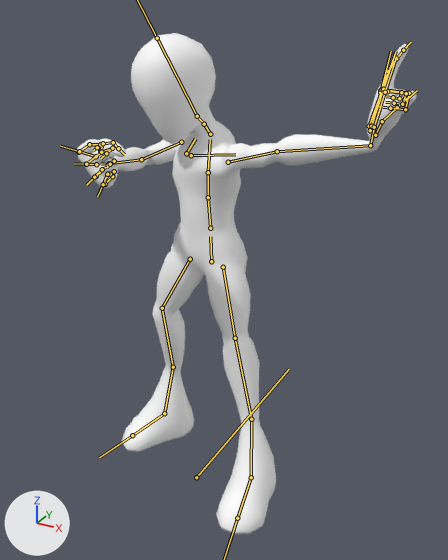
Renders of the FBX model Assets/Characters/Prototype2/Animations/Reshuffle.fbx from each side of a commit.
Both versions are drawn from a 50 mm camera at (-0.0608, 0.3176, 0.1002) aimed at (-0.1603, 0.4985, 0.0098). Lighting does not change. The marker at lower left points along +X, +Y and +Z. Both versions are drawn at frame 1 of the action 'rig|CubeAction'; the numbers are the values there. The bones that bend it are drawn over the model as lines.

In view in the first picture: 'body_low'.
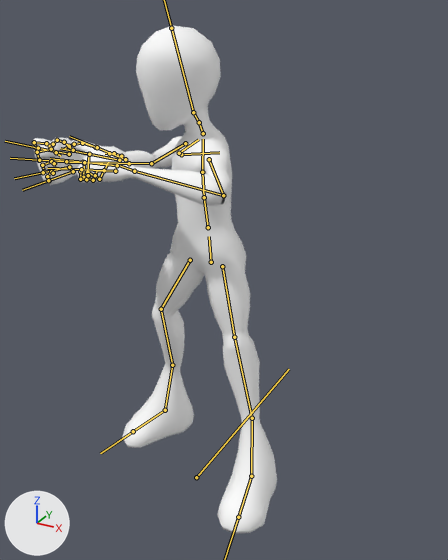
The change in detail:
Bone 'DEF-spine' (bone_def_spine) moves from (0.004, -0.055, -0.085) to (0.004, -0.055, -0.083).
Bone 'DEF-spine' (bone_def_spine) turns from (0, -5, 0) to (0, -5, 4) degrees about its own x, y and z.
Bone 'DEF-spine.002' (bone_def_spine_002) turns from (3, -4, 0) to (3, -7, 0) degrees about its own x, y and z.
Bone 'DEF-spine.003' (bone_def_spine_003) turns from (4, -21, -4) to (4, -32, -5) degrees about its own x, y and z.
Bone 'DEF-spine.004' (bone_def_spine_004) turns from (19, 2, 9) to (5, -14, -5) degrees about its own x, y and z.
Bone 'DEF-upper_arm.L' (bone_def_upper_arm_l) turns from (-57, 25, 44) to (6, -2, 32) degrees about its own x, y and z.
Bone 'DEF-forearm.L' (bone_def_forearm_l) turns from (12, -42, -1) to (111, -17, 42) degrees about its own x, y and z.
Bone 'DEF-hand.L' (bone_def_hand_l) turns from (0, 0, 77) to (0, -45, 6) degrees about its own x, y and z.
Bone 'DEF-f_index.03.L' (bone_def_f_index_03_l) turns from (0, 0, 0) to (5, 0, 0) degrees about its own x, y and z.
Bone 'DEF-f_middle.01.L' (bone_def_f_middle_01_l) turns from (79, 0, 0) to (72, 0, 0) degrees about its own x, y and z.
Bone 'DEF-f_middle.03.L' (bone_def_f_middle_03_l) turns from (79, 0, 0) to (72, 0, 0) degrees about its own x, y and z.
Bone 'DEF-f_ring.02.L' (bone_def_f_ring_02_l) turns from (79, 0, 0) to (72, 0, 0) degrees about its own x, y and z.
Bone 'DEF-upper_arm.R' (bone_def_upper_arm_r) turns from (64, 7, -11) to (57, 7, -13) degrees about its own x, y and z.
Bone 'DEF-forearm.R' (bone_def_forearm_r) turns from (65, 26, 100) to (70, 28, 85) degrees about its own x, y and z.
Bone 'DEF-hand.R' (bone_def_hand_r) turns from (0, 0, -1) to (3, -1, -6) degrees about its own x, y and z.
Bone 'DEF-f_index.01.R' (bone_def_f_index_01_r) turns from (60, 0, 0) to (50, 0, 0) degrees about its own x, y and z.
Bone 'DEF-thumb.01.R' (bone_def_thumb_01_r) turns from (32, -6, 21) to (27, -4, 18) degrees about its own x, y and z.
Bone 'DEF-thumb.02.R' (bone_def_thumb_02_r) turns from (-1, -3, 25) to (-1, -3, 21) degrees about its own x, y and z.
Bone 'DEF-f_middle.01.R' (bone_def_f_middle_01_r) turns from (60, 0, 0) to (50, 0, 0) degrees about its own x, y and z.
Bone 'DEF-f_ring.01.R' (bone_def_f_ring_01_r) turns from (60, 0, 0) to (50, 0, 0) degrees about its own x, y and z.
Bone 'DEF-thigh.L' (bone_def_thigh_l) turns from (-8, 0, -6) to (-7, 0, -3) degrees about its own x, y and z.
Bone 'DEF-thigh.R' (bone_def_thigh_r) turns from (-9, 1, 17) to (-11, 2, 20) degrees about its own x, y and z.
Bone 'DEF-shin.R' (bone_def_shin_r) turns from (22, 26, -2) to (24, 23, 1) degrees about its own x, y and z.

Changed parts and their boxes [x1, y1, x2, y2] in the pictures (448 x 560 px):
'body_low', posed (28% narrower)
    before: [77, 33, 417, 534]
    after: [32, 26, 277, 534]
bone 'DEF-spine', root to tip
    before: (211, 261) to (210, 236)
    after: (211, 262) to (209, 236)
bone 'DEF-spine.002', root to tip
    before: (208, 197) to (208, 172)
    after: (204, 197) to (202, 172)
bone 'DEF-spine.003', root to tip
    before: (208, 172) to (210, 139)
    after: (202, 172) to (203, 139)
bone 'DEF-spine.004', root to tip
    before: (210, 134) to (204, 124)
    after: (203, 133) to (199, 122)
bone 'DEF-upper_arm.L', root to tip
    before: (228, 162) to (277, 151)
    after: (209, 159) to (223, 195)
bone 'DEF-forearm.L', root to tip
    before: (277, 151) to (370, 145)
    after: (223, 195) to (134, 171)
bone 'DEF-hand.L', root to tip
    before: (370, 145) to (374, 126)
    after: (134, 171) to (118, 165)
bone 'DEF-f_index.03.L', root to tip
    before: (396, 58) to (403, 50)
    after: (74, 144) to (69, 146)
bone 'DEF-f_middle.01.L', root to tip
    before: (382, 89) to (409, 93)
    after: (89, 154) to (87, 172)
bone 'DEF-f_middle.03.L', root to tip
    before: (405, 109) to (390, 108)
    after: (99, 179) to (104, 170)
bone 'DEF-f_ring.02.L', root to tip
    before: (406, 93) to (402, 104)
    after: (83, 177) to (93, 180)
bone 'DEF-upper_arm.R', root to tip
    before: (181, 142) to (141, 159)
    after: (185, 143) to (151, 163)
bone 'DEF-forearm.R', root to tip
    before: (141, 159) to (109, 163)
    after: (151, 163) to (84, 162)
bone 'DEF-hand.R', root to tip
    before: (109, 163) to (101, 164)
    after: (84, 162) to (68, 162)
bone 'DEF-f_index.01.R', root to tip
    before: (78, 152) to (89, 144)
    after: (36, 148) to (34, 142)
bone 'DEF-thumb.01.R', root to tip
    before: (100, 151) to (103, 143)
    after: (73, 150) to (64, 142)
bone 'DEF-thumb.02.R', root to tip
    before: (103, 143) to (113, 142)
    after: (64, 142) to (57, 140)
bone 'DEF-f_middle.01.R', root to tip
    before: (86, 164) to (101, 152)
    after: (39, 160) to (37, 152)
bone 'DEF-f_ring.01.R', root to tip
    before: (96, 176) to (108, 165)
    after: (44, 171) to (42, 165)
bone 'DEF-thigh.L', root to tip
    before: (223, 267) to (235, 338)
    after: (222, 266) to (234, 337)
bone 'DEF-thigh.R', root to tip
    before: (190, 259) to (162, 308)
    after: (190, 260) to (161, 309)
bone 'DEF-shin.R', root to tip
    before: (162, 308) to (173, 367)
    after: (161, 309) to (172, 365)
